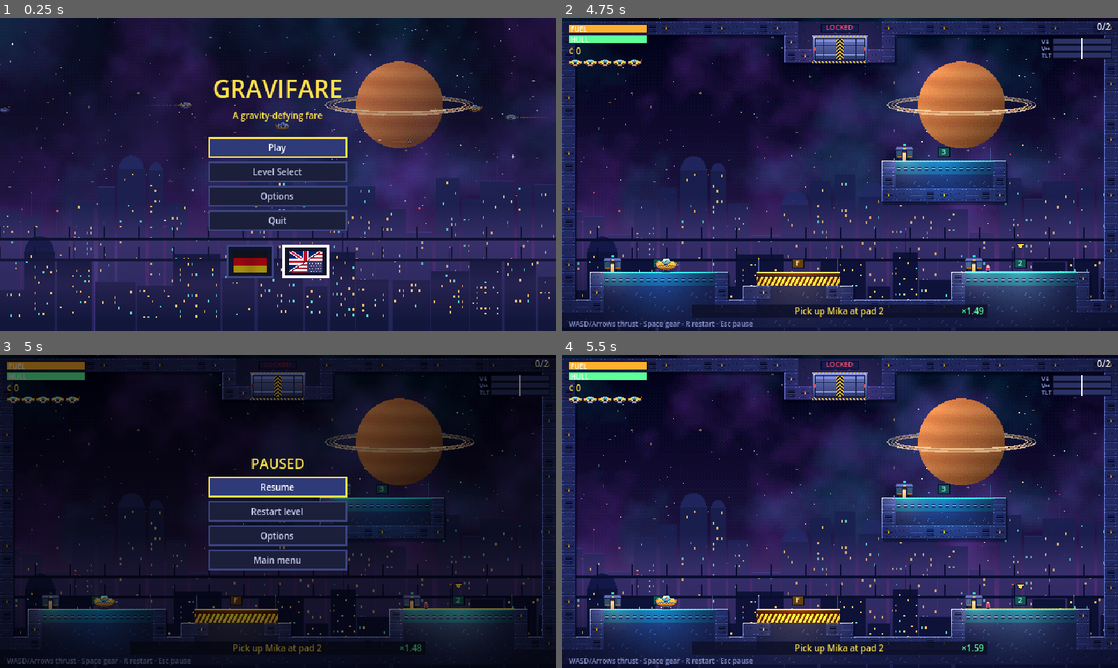
Above: before the commit, frames 1-4 (two rows, left to right).
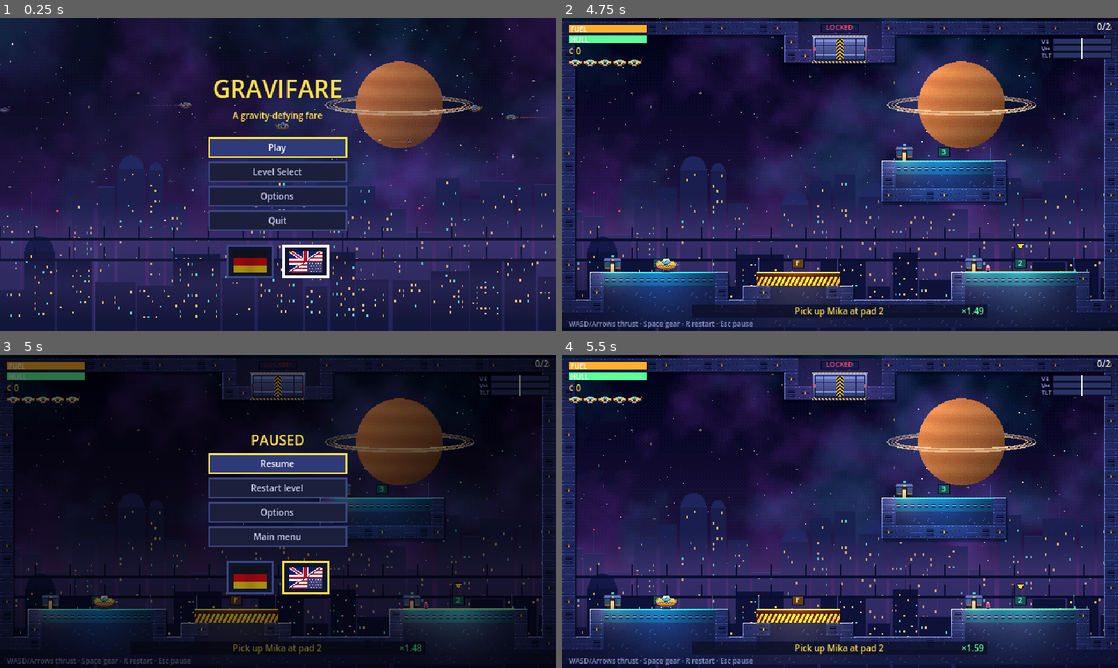
Above: after the commit, the same moments.

Repository: floppi77/gravifare
Game: Godot game, scene res://src/game/boot.tscn
Same seed, same stepped clock (60 frames per second), same inputs: the game is played once before the commit and once after it.
Inputs (mouse positions are in pixels of both pictures, inside the frame that each line leads up to):
- Up to frame 1 (0.25 s): no input
- Up to frame 2 (4.75 s): click "Play" at 0.5 s; tap Enter (ui_accept) at 1.25, 1.52, 4.52 s; move the mouse to (962, 158) at 1.27 s; hold D (thrust_right) 1.28-2 s; hold Space (gear) 1.28-2 s; click (962, 158) at 1.42 s; drag from (728, 190) to (812, 237) at 2.02 s; move the mouse to (895, 105) at 2.77 s; hold D (thrust_right) 2.78-3.5 s; hold Space (gear) 2.78-3.5 s; drag from (812, 237) to (673, 127) at 3.52 s; move the mouse to (1006, 221) at 4.27 s; hold A (thrust_left) from 4.28 s (still down); hold Space (gear) from 4.28 s (still down)
- Up to frame 3 (5 s): keep holding A (thrust_left); keep holding Space (gear); tap Escape (pause) at 4.9 s
- Up to frame 4 (5.5 s): release A (thrust_left) at 5 s; release Space (gear) at 5 s; click "Restart level" at 5 s

Frames 1-2 are identical in both runs. In frame 3, 5.8% of the frame differs, in the area x 37-63%, y 25-77%; in frame 4, nothing differs.

Commit message:
Flaggenwahl im Pausenmenü, Einkommen erst bei Ankunft im Häuschen, Absturz setzt das Level nicht zurück (derselbe Fahrgast wartet erneut), Landefenster-Rampe bis Level 99
Co-Authored-By: Claude Sonnet 5.5 <noreply@anthropic.com>

Diff:
--- a/data/i18n/de.json
+++ b/data/i18n/de.json
@@ -76,5 +76,6 @@
  "HUD_FACTOR": "×%.2f",
  "HUD_COMPLETE_EARNED": "Verdient: ¢ %d",
  "VOICE_ANGRY": "Hey, Idiot!",
- "MSG_SQUASH": "Fahrgast verärgert! Neuer Fahrgast an Pad %s"
+ "MSG_SQUASH": "Fahrgast verärgert! Neuer Fahrgast an Pad %s",
+ "MSG_LOST": "Fahrgast verloren – %s wartet wieder an Pad %s"
 }
--- a/data/i18n/en.json
+++ b/data/i18n/en.json
@@ -76,5 +76,6 @@
  "HUD_FACTOR": "×%.2f",
  "HUD_COMPLETE_EARNED": "Earned: ¢ %d",
  "VOICE_ANGRY": "Hey, idiot!",
- "MSG_SQUASH": "Passenger furious! New passenger at pad %s"
+ "MSG_SQUASH": "Passenger furious! New passenger at pad %s",
+ "MSG_LOST": "Passenger lost – %s waits again at pad %s"
 }
--- a/src/core/level_data.gd
+++ b/src/core/level_data.gd
@@ -8,6 +8,7 @@
 var id := ""
 var sector := 1
 var index := 1
+var number := 1                # Kampagnennummer 1..99
 var names := {}
 var rows: Array = []
 var width := 0
@@ -39,6 +40,7 @@
 	l.id = d.get("id", "")
 	l.sector = int(d.get("sector", 1))
 	l.index = int(d.get("index", 1))
+	l.number = (l.sector - 1) * 11 + l.index
 	l.names = d.get("name", {})
 	l.rows = d.get("map", [])
 	l.height = l.rows.size()
--- a/src/core/level_metrics.gd
+++ b/src/core/level_metrics.gd
@@ -58,7 +58,7 @@
 	var eng := clampf((MAX_MARGIN - clearance) / (MAX_MARGIN - STEP), 0.0, 1.0)
 	var length := clampf(route_len / 3500.0, 0.0, 1.0)
 	var jobs := clampf(float(lvl.jobs.size()) / 6.0, 0.0, 1.0)
-	var padn := clampf((84.0 - min_pad) / 50.0, 0.0, 1.0)
+	var padn := clampf((84.0 - min_pad) / 64.0, 0.0, 1.0)
 	var hz := clampf(float(hazards) / 20.0, 0.0, 1.0)
 	return {
 		"clearance": clearance, "route_len": route_len, "jobs": lvl.jobs.size(), "min_window": min_pad, "hazards": hazards,
--- a/src/core/passenger_actor.gd
+++ b/src/core/passenger_actor.gd
@@ -25,6 +25,9 @@
 var wave_t := 0.0
 var call_cd := 0.0
 var fade := 1.0               # 0..1 beim Auftauchen/Verschwinden
+var pay_info: Dictionary = {}   # offene Auszahlung: {fare, par, base, penalty}; wird bei Ankunft im Häuschen fällig
+var exit_time := 0.0          # Gehzeit seit dem Aussteigen (zählt zur Fahrzeit)
+var _home_reported := false
 var angry := false            # vom Taxi erschreckt: flüchtet schimpfend in den Unterstand
 var speed_mul := 1.0
 var events: Array = []
@@ -102,6 +105,8 @@
 		target_x = pad.wait_x
 
 func step_out(taxi_x: float, dest_pad: Dictionary) -> void:
+	exit_time = 0.0
+	_home_reported = false
 	dest = dest_pad
 	surface_y = dest_pad.row * Tuning.TILE
 	x = taxi_x
@@ -112,6 +117,7 @@
 func cancel_exit() -> void:
 	if state == S.EXITING:
 		state = S.ABOARD
+		_home_reported = false
 
 func wave() -> void:
 	wave_t = 1.4
@@ -140,7 +146,11 @@
 			if _walk(dt):
 				state = S.WAITING
 		S.EXITING:
+			exit_time += dt
 			if _walk(dt):
+				if not _home_reported:
+					_home_reported = true
+					events.append({"type": "arrived_home"})
 				fade = maxf(0.0, fade - dt * 5.0)
 				if fade <= 0.0:
 					state = S.GONE
@@ -156,3 +166,17 @@
 	x += facing * step_len
 	walked += step_len
 	return absf(target_x - x) <= 0.5
+
+## Fällige bzw. voraussichtliche Auszahlung: Fahrtzeit = Zeit bis zum Aussteigen + Gehzeit zum Häuschen.
+func pay_for(extra_time := 0.0) -> float:
+	if pay_info.is_empty():
+		return 0.0
+	var t := float(pay_info.base) + exit_time + extra_time
+	return float(pay_info.fare) * Tuning.time_factor(t, float(pay_info.par)) * (1.0 - float(pay_info.penalty))
+
+func factor_for(extra_time := 0.0) -> float:
+	return Tuning.time_factor(float(pay_info.base) + exit_time + extra_time, float(pay_info.par)) if not pay_info.is_empty() else 1.0
+
+## Restliche Gehzeit bis zur Haustür (Sekunden).
+func remaining_walk() -> float:
+	return absf(target_x - x) / (SPEED * speed_mul)
--- a/src/core/run.gd
+++ b/src/core/run.gd
@@ -26,6 +26,7 @@
 var result := Result.RUNNING
 var exit_open := false
 var job_clock := 0.0        # Sekunden seit Erscheinen des aktuellen Fahrgasts (bestimmt den Fahrpreis)
+var dropoff_clock := 0.0    # Fahrtzeit im Moment des Aussteigens; danach zählt die Gehzeit zum Häuschen
 var job_times: Array = []   # Dauer je zugestelltem Auftrag
 var pen_pick := 0.0         # Abzug durch harte Landung beim Abholen
 var pen_drop := 0.0         # Abzug durch harte Landung am Ziel
@@ -175,15 +176,11 @@
 func _finish_level() -> void:
 	var job := current_job()
 	if not job.is_empty() and is_exit_job(job) and phase == Phase.CARRYING and actor != null:
-		var p := _payout(job)
-		money += p.pay
-		earned += p.pay
-		delivered += 1
-		job_times.append(job_clock)
-		carried = {"name": actor.pname, "look": actor.look, "gender": actor.gender}
-		log.append({"type": "delivered", "exit": true, "job": job_index, "fare": p.fare, "factor": p.factor, "penalty": p.penalty, "pay": p.pay, "voice": actor.voice_key(), "name": actor.pname})
+		# Einkommen erst, wenn der Fahrgast im nächsten Level sein Häuschen erreicht; die Zahlungsinfo fährt mit
+		carried = {"name": actor.pname, "look": actor.look, "gender": actor.gender, "pay_info": _make_pay_info(job, job_clock, pen_pick)}
 		job_index += 1
 		actor = null
+	_settle_pending()
 	result = Result.COMPLETE
 	log.append({"type": "level_complete"})
 
@@ -202,6 +199,8 @@
 	if actor != null:
 		actor.step(dt)
 		for e in actor.events:
+			if e.type == "arrived_home":          # sehr kurzer Weg: schon vor Ende der Aussteige-Phase im Häuschen
+				_pay_leaver(actor, 0.0)
 			if e.type == "arrived_wait":
 				actor.wave()
 				actor.call_cd = CALL_COOLDOWN
@@ -214,6 +213,9 @@
 			log.append({"type": "call", "voice": actor.voice_key(), "name": actor.pname})
 	for l in leavers:
 		l.step(dt)
+		for e in l.events:
+			if e.type == "arrived_home":
+				_pay_leaver(l, 0.0)
 	leavers = leavers.filter(func(l): return l.state != PassengerActor.S.GONE)
 
 func _service_pad(dt: float) -> void:
@@ -224,10 +226,14 @@
 			if actor != null:
 				actor.abort_board()
 		elif phase == Phase.DROPOFF:
-			phase = Phase.CARRYING
-			phase_timer = 0.0
-			if actor != null:
+			if actor != null and not actor.pay_info.is_empty():
+				# Taxi hebt ab, bevor der Fahrgast im Häuschen ist: er bleibt an Bord, keine Auszahlung
+				phase = Phase.CARRYING
+				phase_timer = 0.0
+				actor.pay_info = {}
 				actor.cancel_exit()
+			elif actor != null:
+				_deliver(current_job())          # schon bezahlt (Ankunft im Häuschen): Auftrag abschließen
 		return
 	var pad: Dictionary = sim.landed_pad
 	# Tanken
@@ -264,25 +270,42 @@
 				phase = Phase.DROPOFF
 				phase_timer = 0.0
 				pen_drop = Tuning.landing_penalty(last_vy)
+				dropoff_clock = job_clock
+				actor.pay_info = _make_pay_info(job, dropoff_clock, pen_pick, pen_drop)
 				actor.step_out(sim.pos.x, level.pads[String(job.to)])
 		Phase.DROPOFF:
 			phase_timer += dt
 			if phase_timer >= STEP_OUT_TIME:
 				_deliver(job)
 
-func _payout(job: Dictionary) -> Dictionary:
-	var fare := float(job.get("fare", 50))
-	var factor := Tuning.time_factor(job_clock, par_of(job))
-	var penalty := 1.0 - (1.0 - pen_pick) * (1.0 - pen_drop)
-	return {"fare": fare, "factor": factor, "penalty": penalty, "pay": fare * factor * (1.0 - penalty), "time": job_clock}
+func _make_pay_info(job: Dictionary, base_clock: float, pen_pickup: float, pen_dropoff := 0.0) -> Dictionary:
+	return {"fare": float(job.get("fare", 50)), "par": par_of(job), "base": base_clock,
+		"penalty": 1.0 - (1.0 - pen_pickup) * (1.0 - pen_dropoff), "job": job_index, "name": String(job.get("passenger", ""))}
+
+## Auszahlung, wenn der Fahrgast sein Häuschen erreicht hat; extra_time = noch fehlende Gehzeit (beim Levelende).
+func _pay_leaver(l: PassengerActor, extra_time: float) -> void:
+	if l.pay_info.is_empty():
+		return
+	var pay := l.pay_for(extra_time)
+	var factor := l.factor_for(extra_time)
+	var pen := float(l.pay_info.penalty)
+	var total_time := float(l.pay_info.base) + l.exit_time + extra_time
+	money += pay
+	earned += pay
+	delivered += 1
+	job_times.append(total_time)
+	log.append({"type": "delivered", "job": int(l.pay_info.job), "fare": l.pay_info.fare, "factor": factor, "penalty": pen, "pay": pay, "voice": l.voice_key(), "name": l.pname})
+	l.pay_info = {}
+
+## Beim Levelende noch laufende Fahrgäste gelten als angekommen (Rest-Gehzeit wird eingerechnet).
+func _settle_pending() -> void:
+	for l in leavers:
+		if not l.pay_info.is_empty() and not l.angry:
+			_pay_leaver(l, l.remaining_walk())
 
 func _deliver(job: Dictionary) -> void:
-	var p := _payout(job)
-	money += p.pay
-	earned += p.pay
-	delivered += 1
-	job_times.append(job_clock)
-	log.append({"type": "delivered", "job": job_index, "fare": p.fare, "factor": p.factor, "penalty": p.penalty, "pay": p.pay, "voice": actor.voice_key(), "name": actor.pname})
+	## Aussteigen abgeschlossen: Auftrag ist erledigt, der Fahrgast läuft zum Häuschen. Bezahlt wird erst dort.
+	log.append({"type": "dropped", "job": job_index, "name": actor.pname})
 	leavers.append(actor)
 	actor = null
 	job_index += 1
@@ -296,3 +319,29 @@
 		log.append({"type": "exit_open"})
 	else:
 		spawn_timer = NEXT_SPAWN_DELAY
+
+## Taxi zerstört (Leben verloren): Das Level läuft weiter, nichts wird neu gestartet. Der Fahrgast an Bord ist verloren
+## (kein Geld) und wartet – derselbe Fahrgast – erneut an seinem Abholpad. Erledigtes bleibt erledigt. Neues Taxi
+## am Startpad mit Mindest-Sprit (35 %) bzw. dem Rest-Sprit, falls mehr.
+func respawn_after_crash() -> void:
+	var fuel_keep := clampf(maxf(sim.fuel, Tuning.MIN_START_FUEL), 0.0, Tuning.FUEL_MAX)
+	var lost: bool = actor != null and (phase == Phase.CARRYING or phase == Phase.DROPOFF)
+	sim.setup(level)
+	sim.fuel = fuel_keep
+	result = Result.RUNNING
+	last_vy = 0.0
+	if lost:
+		log.append({"type": "passenger_lost", "name": actor.pname, "pad": String(current_job().get("from", ""))})
+		actor = null
+		pen_pick = 0.0
+		pen_drop = 0.0
+		job_clock = 0.0
+		respawn_keep_clock = false
+		spawn_timer = SQUASH_RESPAWN_DELAY
+		spawn_wait = false
+	elif actor != null and phase == Phase.BOARDING:
+		actor.abort_board()
+	phase = Phase.WAITING
+	phase_timer = 0.0
+	exit_open = job_index >= jobs.size()
+	level.exit_open = exit_open
--- a/src/core/tuning.gd
+++ b/src/core/tuning.gd
@@ -35,7 +35,8 @@
 const PASS_H := 10.2
 const PASS_HALF_W := 3.0
 const PASS_CLEAR := 2.0           # Sicherheitsabstand Taxi–Fahrgast bei der Landefenster-Berechnung
-const MIN_LAND_WINDOW := 28.0     # Mindestbreite (px) des freien Landebereichs je Passagierpad
+const LAND_WINDOW_EARLY := 34.0   # Mindestbreite (px) des freien Landebereichs je Passagierpad in Level 1–3
+const LAND_WINDOW_FLOOR := 20.0   # …sinkt bis Level 99 auf diesen Wert (kleine Pads sind in späten Leveln gewollt)
 const GEAR_TIME := 0.22
 
 # Landefenster (fair, im HUD sichtbar)
@@ -80,3 +81,9 @@
 
 static func landing_penalty(vy: float) -> float:
 	return clampf((vy - LAND_SOFT_VY) / (LAND_VY - LAND_SOFT_VY), 0.0, 1.0) * LAND_PENALTY_MAX
+
+## Kleinstes erlaubtes Landefenster für ein Level: konstant für Level 1–3, danach linear fallend bis Level 99.
+static func min_land_window(level_no: int) -> float:
+	if level_no <= 3:
+		return LAND_WINDOW_EARLY
+	return lerpf(LAND_WINDOW_EARLY, LAND_WINDOW_FLOOR, clampf(float(level_no - 3) / 96.0, 0.0, 1.0))
--- a/src/game/game.gd
+++ b/src/game/game.gd
@@ -226,13 +226,22 @@
 			_lose_life()
 
 func _lose_life() -> void:
-	## Taxi zerstört: ein Leben weniger; keins mehr = Game Over, sonst Level neu mit dem Sprit/den Credits von Levelbeginn.
+	## Taxi zerstört: ein Leben weniger; keins mehr = Game Over. Sonst läuft das Level weiter (nichts wird neu gestartet):
+	## Der Fahrgast an Bord ist verloren und wartet erneut an seinem Abholpad, neues Taxi am Startpad.
 	Flow.lives -= 1
 	if Flow.lives <= 0:
 		Flow.lives = 0
 		hud.game_over = true
 		return
-	load_level(level_path)
+	run.respawn_after_crash()
+	gear_on = run.sim.gear_cmd
+	restart_timer = 0.0
+	taxi.sync_state()
+	taxi.reset_physics_interpolation()
+	cam.global_position = _cam_target()
+	cam.reset_physics_interpolation()
+	for e in run.log:
+		_on_event(e)
 
 func _on_event(e: Dictionary) -> void:
 	match e.type:
@@ -259,6 +268,8 @@
 			Sfx.play_voice(e.voice, "angry")
 			hud.subtitle(e.name, tr("VOICE_ANGRY"), 2.0)
 			Sfx.play("hit", -8.0)
+		"passenger_lost":
+			hud.flash_message(tr("MSG_LOST") % [e.name, e.pad], 3.5)
 		"replacement":
 			hud.flash_message(tr("MSG_SQUASH") % e.pad, 3.0)
 		"carried_thanks":
@@ -377,9 +388,9 @@
 		return
 	var a := PassengerActor.new()
 	a.setup({"passenger": c.name, "gender": c.gender, "look": c.look}, run.sim.landed_pad, 0, true)
+	a.pay_info = c.get("pay_info", {})            # Bezahlt wird, wenn er sein Häuschen erreicht
 	a.step_out(run.sim.pos.x, run.sim.landed_pad)
 	run.leavers.append(a)
-	_on_event({"type": "carried_thanks", "voice": a.voice_key(), "name": a.pname})
 
 func _end_transition() -> void:
 	props.door_override = -1.0
--- a/src/game/props_view.gd
+++ b/src/game/props_view.gd
@@ -140,6 +140,9 @@
 	draw_set_transform(Vector2(pos.x, 0), 0.0, Vector2(a.facing if a.is_walking() else 1.0, 1.0))
 	draw_texture_rect_region(pass_tex, Rect2(-Tuning.PASS_W * 0.5, pos.y - Tuning.PASS_H, Tuning.PASS_W, Tuning.PASS_H), Rect2(_actor_frame(a) * 24, a.look * 36, 24, 36), col)
 	draw_set_transform(Vector2.ZERO, 0.0, Vector2.ONE)
+	if a.state == PassengerActor.S.EXITING and not a.pay_info.is_empty() and not a.angry:
+		# Auszahlung wird erst im Häuschen gutgeschrieben: voraussichtlicher Betrag über dem Kopf
+		draw_string(ThemeDB.fallback_font, Vector2(pos.x - 10.0, pos.y - 13.0), "¢%d" % int(round(a.pay_for(a.remaining_walk()))), HORIZONTAL_ALIGNMENT_CENTER, 20, 7, Color(1.0, 0.88, 0.3, a.fade))
 	if a.wave_t > 0.0 or a.angry:
 		var bx := pos.x + 4.0
 		var by := pos.y - 18.0 - sin(t * (14.0 if a.angry else 8.0))
--- a/src/ui/main_menu.gd
+++ b/src/ui/main_menu.gd
@@ -54,18 +54,7 @@
 	var gap := Control.new()
 	gap.custom_minimum_size = Vector2(0, 8)
 	box.add_child(gap)
-	var flags := HBoxContainer.new()
-	flags.alignment = BoxContainer.ALIGNMENT_CENTER
-	flags.add_theme_constant_override("separation", 10)
-	var cur := TranslationServer.get_locale().substr(0, 2)
-	for entry in [["de", "res://assets/art/flag_de.png", "Deutsch"], ["en", "res://assets/art/flag_en.png", "English"]]:
-		var code: String = entry[0]
-		var fb := MenuKit.flag_button(load(entry[1]), cur == code, entry[2], func():
-			Settings.set_value("language", code)
-			show_main(code))
-		fb.set_meta("lang", code)
-		flags.add_child(fb)
-	box.add_child(flags)
+	box.add_child(MenuKit.flag_row(func(code): show_main(code)))
 	_focus_first(focus_lang)
 
 func show_levels() -> void:
--- a/src/ui/menu_kit.gd
+++ b/src/ui/menu_kit.gd
@@ -96,6 +96,21 @@
 	b.focus_entered.connect(func(): Sfx.play("ui_move", -6.0))
 	return b
 
+## Sprachwahl: zwei Flaggen ohne Text (Haupt- und Pausenmenü). `on_select(code)` wird mit "de"/"en" aufgerufen.
+static func flag_row(on_select: Callable) -> HBoxContainer:
+	var flags := HBoxContainer.new()
+	flags.alignment = BoxContainer.ALIGNMENT_CENTER
+	flags.add_theme_constant_override("separation", 10)
+	var cur := TranslationServer.get_locale().substr(0, 2)
+	for entry in [["de", "res://assets/art/flag_de.png", "Deutsch"], ["en", "res://assets/art/flag_en.png", "English"]]:
+		var code: String = entry[0]
+		var fb := flag_button(load(entry[1]), cur == code, entry[2], func():
+			Settings.set_value("language", code)
+			on_select.call(code))
+		fb.set_meta("lang", code)
+		flags.add_child(fb)
+	return flags
+
 static func title(text: String, size := 16) -> Label:
 	var l := Label.new()
 	l.text = text
--- a/src/ui/pause_menu.gd
+++ b/src/ui/pause_menu.gd
@@ -24,13 +24,14 @@
 		box.remove_child(c)
 		c.queue_free()
 
-func _focus_first() -> void:
+func _focus_first(lang := "") -> void:
 	await get_tree().process_frame
 	for c in box.find_children("*", "Button", true, false):
-		c.grab_focus()
-		return
+		if lang == "" or c.get_meta("lang", "") == lang:
+			c.grab_focus()
+			return
 
-func show_main() -> void:
+func show_main(focus_lang := "") -> void:
 	in_sub = false
 	_clear()
 	box.add_child(MenuKit.title(tr("HUD_PAUSED")))
@@ -44,7 +45,11 @@
 		box.add_child(MenuKit.options_panel(show_main, _reopen_options))
 		_focus_first()))
 	box.add_child(MenuKit.button(tr("MENU_TO_MENU"), func(): Flow.to_menu()))
-	_focus_first()
+	var gap := Control.new()
+	gap.custom_minimum_size = Vector2(0, 8)
+	box.add_child(gap)
+	box.add_child(MenuKit.flag_row(func(code): show_main(code)))      # Sprachwahl auch im Spiel
+	_focus_first(focus_lang)
 
 func _unhandled_input(event: InputEvent) -> void:
 	if event.is_action_pressed("ui_cancel") and not event.is_action_pressed("pause"):
--- a/tests/test_runner.gd
+++ b/tests/test_runner.gd
@@ -14,7 +14,7 @@
 		print("  FAIL ", msg)
 
 func _initialize() -> void:
-	for t in ["_test_level_parse", "_test_gravity_fall", "_test …(390 unchanged characters)… ulty", "_test_squash_passenger", "_test_landing_window_rules", "_test_taxi_scale …(62 unchanged characters)…
+	for t in ["_test_level_parse", "_test_gravity_fall", "_test …(390 unchanged characters)… ulty", "_test_squash_passenger", "_test_pay_at_shelter_rewards_close_landing", "_test_crash_continues_level", "_test_min_window_ramp", "_test_landing_window_rules", "_test_taxi_scale …(62 unchanged characters)…
 		print(t)
 		call(t)
 	print("%d Prüfungen, %d Fehler" % [checks, failures])
@@ -235,17 +235,15 @@
 	for i in 60000:
 		var cmd := bot.decide()
 		r.step(cmd[0], cmd[1])
-		if r.delivered == 1 and not checked:
+		if r.job_index == 1 and not checked:
 			checked = true
-			check(r.leavers.size() == 1 and r.leavers[0].pname == first_name, "Abgelieferter Fahrgast geht in den Wartebereich (leavers)")
+			check(r.leavers.size() == 1 and r.leavers[0].pname == first_name, "Abgesetzter Fahrgast läuft zum Häuschen (leavers)")
 			check(r.actor == null or r.actor.pname != first_name, "Abgelieferter Fahrgast spawnt nicht erneut")
+			check(r.money == 0.0 and r.delivered == 0, "Noch kein Einkommen, solange er unterwegs zum Häuschen ist")
 		if r.result != Run.Result.RUNNING:
 			break
 	check(r.result == Run.Result.COMPLETE, "Level mit Fahrgast-Akteuren abgeschlossen")
-	for i in 600:
-		r.step(Vector2.ZERO, false)
-	# nach Levelende laufen keine Fahrgäste mehr: Run bleibt stehen, daher nur Zustand prüfen
-	check(r.leavers.size() <= 1, "Höchstens ein Fahrgast noch unterwegs (%d)" % r.leavers.size())
+	check(r.delivered >= 1 and r.money > 0.0, "Einkommen wurde bei Ankunft im Häuschen gutgeschrieben (%.0f)" % r.money)
 
 func _test_transition_timeline() -> void:
 	var tv = load("res://src/game/transition_view.gd").new()
@@ -376,7 +374,21 @@
 	var money0 := r.money
 	r.step(Vector2.ZERO, false)
 	check(r.result == Run.Result.COMPLETE, "Flug mit Fahrgast durchs Tor beendet das Level")
-	check(r.money > money0 and not r.carried.is_empty(), "Fahrpreis wird gezahlt, Fahrgast fährt ins nächste Level mit (%s)" % str(r.carried.get("name", "")))
+	check(r.money == money0 and not r.carried.is_empty() and not r.carried.pay_info.is_empty(), "Am Tor noch kein Geld: Fahrgast (%s) fährt mit Zahlungsinfo ins nächste Level" % str(r.carried.get("name", "")))
+	# Im nächsten Level: er steigt aus, läuft zum Häuschen, erst dort wird bezahlt
+	var nxt := Run.new()
+	nxt.start(lvl)
+	var a := PassengerActor.new()
+	a.setup({"passenger": r.carried.name, "gender": r.carried.gender, "look": r.carried.look}, nxt.sim.landed_pad, 0, true)
+	a.pay_info = r.carried.pay_info
+	a.step_out(nxt.sim.pos.x, nxt.sim.landed_pad)
+	nxt.leavers.append(a)
+	var paid_at := -1.0
+	for i in 800:
+		nxt.step(Vector2.ZERO, true)
+		if nxt.money > 0.0 and paid_at < 0.0:
+			paid_at = nxt.sim.time
+	check(paid_at > 0.2 and nxt.delivered == 1, "Ausgangs-Fahrgast wird erst bei Ankunft im Häuschen bezahlt (nach %.1f s, ¢%d)" % [paid_at, int(nxt.money)])
 
 func _test_spawn_not_on_taxi_pad() -> void:
 	# Nachfolge-Fahrgast darf nicht erscheinen, solange das Taxi auf seinem Pad steht
@@ -516,7 +528,7 @@
 				continue
 			min_w = minf(min_w, p.land_window)
 			widths.append(int((p.x1 - p.x0) / Tuning.TILE))
-		check(min_w >= Tuning.MIN_LAND_WINDOW, "%s: jedes Passagierpad hat ein freies Landefenster ≥ %d px (kleinstes %.0f px, Padbreiten %s Tiles)" % [lvl.id, int(Tuning.MIN_LAND_WINDOW), min_w, str(widths)])
+		check(min_w >= Tuning.min_land_window(lvl.number) - 0.01, "%s (Level %d): jedes Passagierpad hat ein freies Landefenster ≥ %.0f px (kleinstes %.0f px, Padbreiten %s Tiles)" % [lvl.id, lvl.number, Tuning.min_land_window(lvl.number), min_w, str(widths)])
 		var varied := false
 		for w in widths:
 			if w != widths[0]:
@@ -530,3 +542,74 @@
 	var s := TaxiSim.new()
 	s.setup(lvl)
 	check(s.state == TaxiSim.State.LANDED, "Start nach Skalierung sicher gelandet")
+
+## Gleicher Auftrag, gleiche Fahrtzeit: nah am Häuschen gelandet bringt mehr als weit weg (kürzere Gehzeit).
+func _dropoff_pay(land_dx: float) -> float:
+	var lvl := _lvl()
+	var r := Run.new()
+	r.start(lvl)
+	var job: Dictionary = r.current_job()
+	var to_pad: Dictionary = lvl.pads[String(job.to)]
+	# Fahrgast sitzt bereits im Taxi, Fahrtzeit steht fest
+	_land_on(r, String(job.from))
+	for i in 400:
+		r.step(Vector2.ZERO, true)
+		if r.phase == Run.Phase.CARRYING:
+			break
+	r.job_clock = 20.0
+	_land_on(r, String(job.to))
+	r.sim.pos.x = float(to_pad.door_x) + land_dx
+	r.sim.vel = Vector2.ZERO
+	r.last_vy = 0.0
+	var money0 := r.money
+	for i in 900:
+		r.step(Vector2.ZERO, true)
+	return r.money - money0
+
+func _test_pay_at_shelter_rewards_close_landing() -> void:
+	var near := _dropoff_pay(14.0)
+	var far := _dropoff_pay(64.0)
+	check(near > 0.0 and far > 0.0, "Beide Zustellungen werden bezahlt (nah ¢%.1f, weit ¢%.1f)" % [near, far])
+	check(near > far, "Näher am Häuschen landen bringt mehr Einkommen (%.1f > %.1f)" % [near, far])
+
+func _test_crash_continues_level() -> void:
+	var lvl := _lvl()
+	var r := Run.new()
+	r.start(lvl)
+	# Erster Auftrag erledigt, zweiter (Ausgangs-Fahrgast) an Bord
+	r.job_index = lvl.jobs.size() - 1
+	r.money = 55.0
+	r.delivered = lvl.jobs.size() - 1
+	r._spawn_actor(true)
+	var last: Dictionary = lvl.jobs[lvl.jobs.size() - 1]
+	var lost_name := String(last.passenger)
+	_land_on(r, String(last.from))
+	for i in 600:
+		r.step(Vector2.ZERO, true)
+	check(r.phase == Run.Phase.CARRYING and r.exit_open, "Ausgangs-Fahrgast an Bord, Tor offen")
+	var fuel_before := r.sim.fuel
+	# Absturz
+	r.sim.hull = 0.0
+	r.sim.state = TaxiSim.State.DESTROYED
+	r.step(Vector2.ZERO, true)
+	check(r.result == Run.Result.FAILED, "Absturz = Taxi verloren")
+	r.respawn_after_crash()
+	check(r.result == Run.Result.RUNNING and r.sim.state == TaxiSim.State.LANDED and r.sim.hull == Tuning.HULL_MAX, "Neues Taxi, Level läuft weiter")
+	check(r.job_index == lvl.jobs.size() - 1 and r.delivered == lvl.jobs.size() - 1 and r.money == 55.0, "Erledigtes bleibt erledigt, kein Geld für den verlorenen Fahrgast")
+	check(not r.exit_open and not lvl.exit_open, "Tor schließt sich wieder, bis der Fahrgast erneut an Bord ist")
+	check(r.sim.fuel >= Tuning.MIN_START_FUEL and r.sim.fuel >= minf(fuel_before, 100.0) - 0.01, "Sprit: mindestens Mindest-Sprit, Rest bleibt erhalten (%.0f)" % r.sim.fuel)
+	check(r.actor == null and String(r.current_job().passenger) == lost_name and String(r.current_job().from) == String(last.from), "Derselbe Fahrgast (%s) wartet wieder an seinem Abholpad %s" % [lost_name, String(last.from)])
+	for i in 60:
+		r.step(Vector2(0, -1), true)                      # abheben (Startpad = Abholpad: Spawn ist bis dahin blockiert)
+	for i in int(4.0 / Tuning.TICK):
+		r.step(Vector2(0, -0.39), false)
+	check(r.actor != null and r.actor.pname == lost_name, "Er tritt wieder aus dem Unterstand (verschwunden nur im Spiel, nicht im Auftrag)")
+
+func _test_min_window_ramp() -> void:
+	check(Tuning.min_land_window(1) == Tuning.LAND_WINDOW_EARLY and Tuning.min_land_window(3) == Tuning.LAND_WINDOW_EARLY, "Level 1–3: Mindest-Landefenster %.0f px" % Tuning.LAND_WINDOW_EARLY)
+	check(Tuning.min_land_window(50) < Tuning.min_land_window(10) and Tuning.min_land_window(99) == Tuning.LAND_WINDOW_FLOOR, "Mindest-Landefenster sinkt bis Level 99 auf %.0f px" % Tuning.LAND_WINDOW_FLOOR)
+	var mono := true
+	for n in range(2, 100):
+		if Tuning.min_land_window(n) > Tuning.min_land_window(n - 1) + 0.0001:
+			mono = false
+	check(mono, "Mindest-Landefenster steigt nie von Level zu Level")
Not shown, changed: DESIGN.md
Not shown, changed: LEVELS.md
Not shown, changed: TESTING.md
Not shown, changed: docs/AGENTENPROMPT_PARALLEL.md
